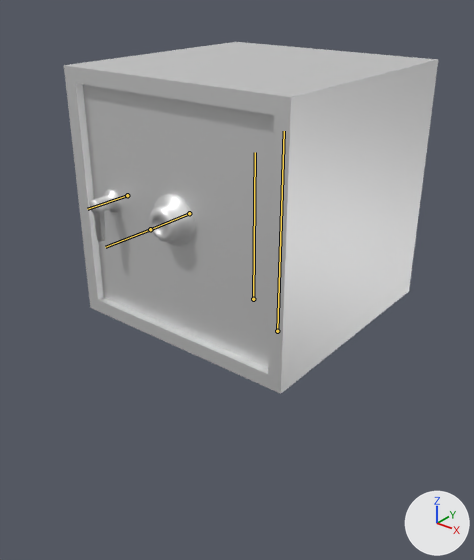
Before and after pictures for a commit that changed the FBX model Roach Game/Assets/Models/Safe/Safe.fbx.
Camera for both pictures: a 50 mm lens placed at (1.55, -2.05, 1.37), pointed at (0.22, -0.39, 0.33). The axes (+X, +Y, +Z) are drawn at lower right. The lights are the same throughout. The older version comes first. The bones that change, and the others that lie on the model, are drawn over the model as lines.

The first picture shows 'Safe'.
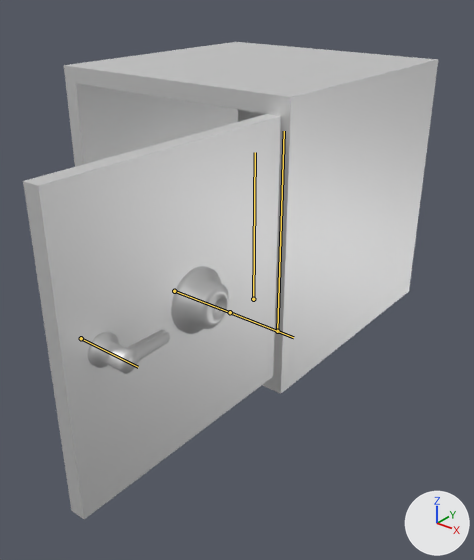
The newer file adds an action. The first version stands in its rest pose; the second is drawn at frame 36 of the action 'SafeSkeleton|SafeSkeleton|SafeSkeleton|SafeOpen'.

Pixel boxes (x1, y1, x2, y2) of what changed, in the pictures (474 x 560 px):
'Safe', posed (11% wider, 35% taller)
    before: (64, 42, 438, 394)
    after: (23, 42, 438, 519)
bone 'HandleBone', root to tip
    before: (127, 195) to (87, 209)
    after: (81, 338) to (138, 367)
bone 'KnobBone', root to tip
    before: (189, 213) to (150, 229)
    after: (174, 291) to (230, 312)

The change in detail:
Bone 'HingeBone' (bone_hingebone) turns from (0, 0, 0) to (0, 90, 0) degrees about its own x, y and z.
Bone 'HandleBone' (bone_handlebone) turns from (0, 0, 0) to (0, 90, 0) degrees about its own x, y and z.
Bone 'KnobBone' (bone_knobbone) turns from (0, 0, 0) to (0, -159, 0) degrees about its own x, y and z.
